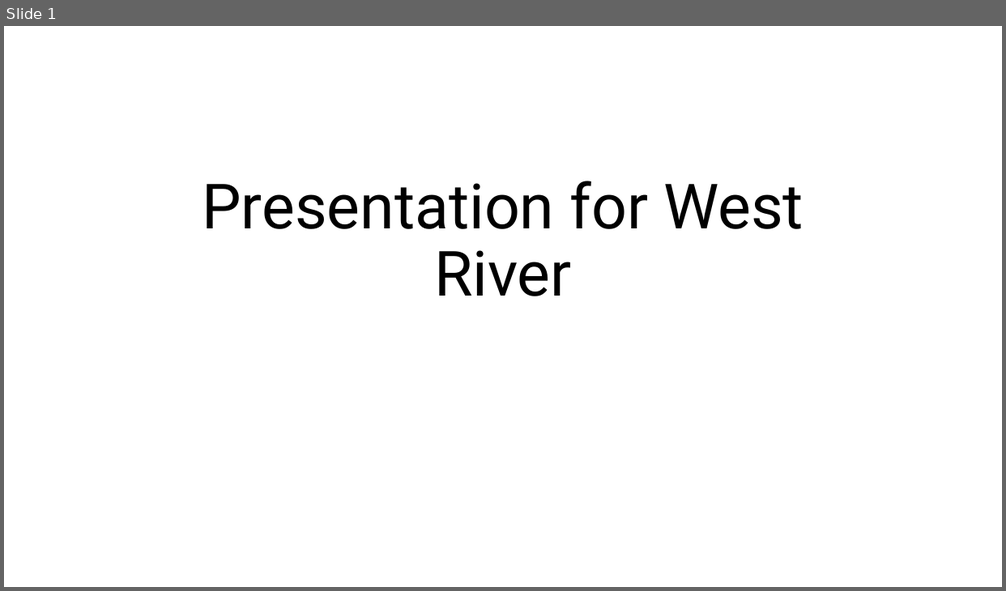
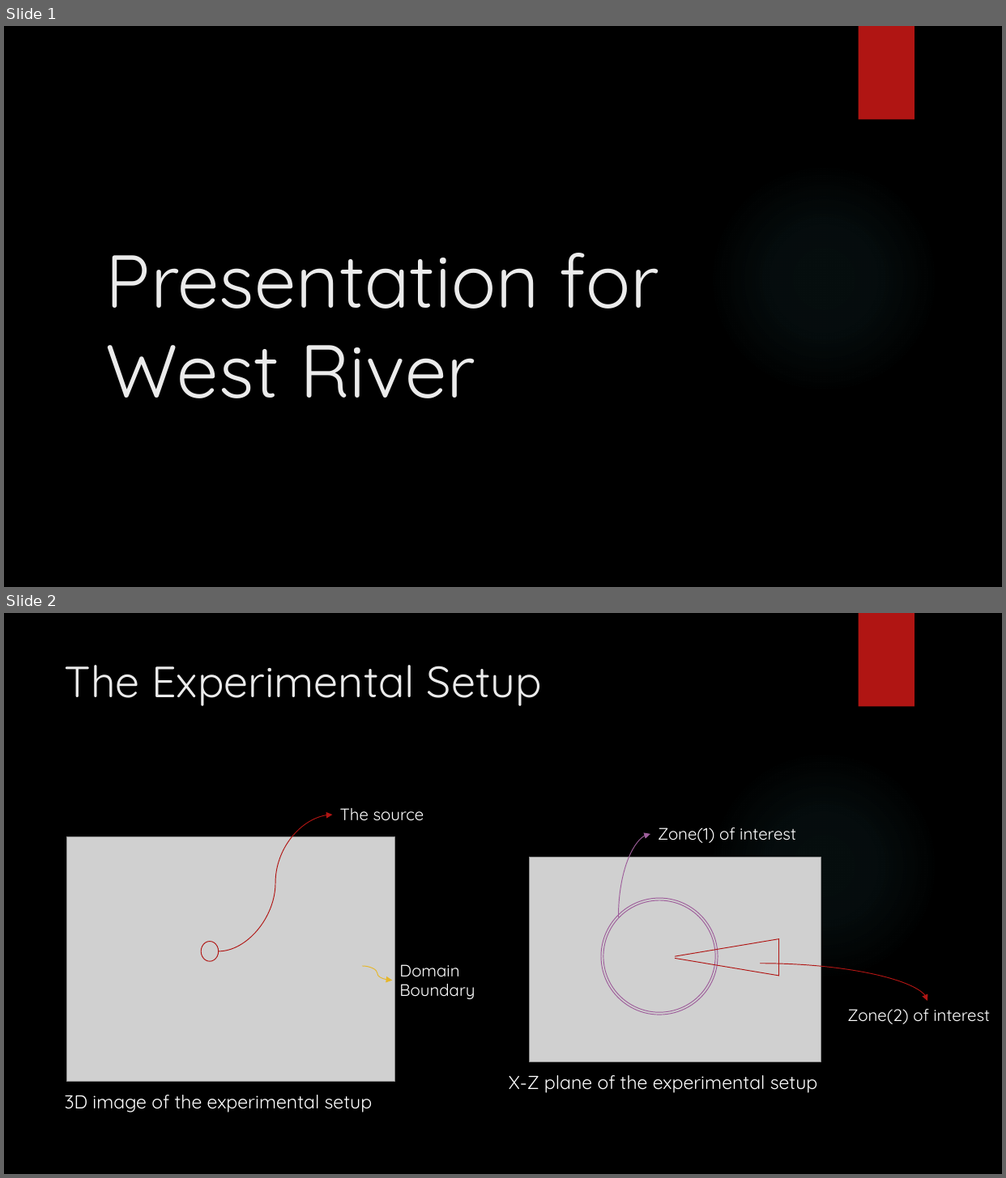
Before and after one commit to KAANVOLKAN05/GPGPU_Research, a slide deck: MonteCarlo/MonteCarloProj/Presentation for West River.pptx. Shown one above the other, each under a label of ours: slide 1 before the commit, slides 1 and 2 after it. The pictures are 1006x591 and 1006x1178 pixels, drawn with LibreOffice and Linux fonts; fonts in the diff are those of the drawing; grey boxes stand for pictures; background and template pictures are left out. Boxes give left, top, right and bottom in pixels: in the first picture for what was removed or moved away, otherwise in the second. Text is boxed around its words. In the diff, an @@ line names an element or a change of style, - is before the commit and + after.

```diff
--- a/MonteCarlo/MonteCarloProj/Presentation for West River.pptx
+++ b/MonteCarlo/MonteCarloProj/Presentation for West River.pptx
@@ slide 2 added at bbox=[4, 613, 1002, 1174], background picture (left out); not listed: 2 template elements that a slide beside it also shows @@
@@ title added at bbox=[65, 665, 542, 706], 42 pt, text #EBEBEB @@
+The Experimental Setup
@@ curved arrow added from (218, 952) to (333, 815), #B01513 0.75 pt @@
@@ text added at bbox=[340, 808, 424, 821], 16 pt, text #FFFFFF @@
+The source
@@ text added at bbox=[658, 828, 796, 843], 16 pt, text #FFFFFF @@
+Zone(1) of interest
@@ picture added at bbox=[67, 837, 395, 1082] @@
@@ curved arrow added from (619, 917) to (651, 834), #9E5E9B 0.75 pt @@
@@ picture added at bbox=[530, 857, 821, 1063] @@
@@ ellipse added at bbox=[602, 898, 718, 1015], outline #9E5E9B 0.75 pt @@
@@ ellipse added at bbox=[603, 901, 716, 1013], outline #9E5E9B 0.75 pt @@
@@ ellipse added at bbox=[201, 942, 218, 962], outline #B01513 0.75 pt @@
@@ line added from (675, 956) to (779, 939), #B01513 0.75 pt @@
@@ line added from (779, 939) to (779, 976), #B01513 0.75 pt @@
@@ curved arrow added from (363, 966) to (393, 981), #E6B729 0.75 pt @@
@@ text added at bbox=[399, 965, 475, 999], 16 pt, text #FFFFFF @@
+Domain Boundary
@@ line added from (675, 959) to (779, 976), #B01513 0.75 pt @@
@@ curved arrow added from (760, 964) to (928, 1001), #B01513 0.75 pt @@
@@ text added at bbox=[847, 1009, 990, 1024], 16 pt, text #FFFFFF @@
+Zone(2) of interest
@@ text added at bbox=[65, 1095, 373, 1113], 18 pt, text #FFFFFF @@
+3D image of the experimental setup
@@ text added at bbox=[509, 1076, 818, 1093], 18 pt, text #FFFFFF @@
+X-Z plane of the experimental setup
@@ slide 1 changed as well @@
@@ background #FFFFFF to picture (left out) @@
@@ rectangle added at bbox=[859, 26, 914, 120], fill #B01513 @@
@@ title "Presentation for West River": place and size @@
-title "Presentation for West River" at bbox=[202, 181, 803, 297]
+title "Presentation for West River" at bbox=[106, 253, 659, 399]
@@ title "Presentation for West River" at bbox=[106, 253, 659, 399]: size 60 to 72 pt, font Roboto to Quicksand, text colour #000000 to #EBEBEB; alignment centre to left; line spacing 0.9 to 1 @@
@@ ellipse added at bbox=[709, 163, 939, 394], fill gradient #50B9C1 @@
```
Also in this commit, not shown: 5 other slides changed, 5 other slides added, 1 slide removed.
